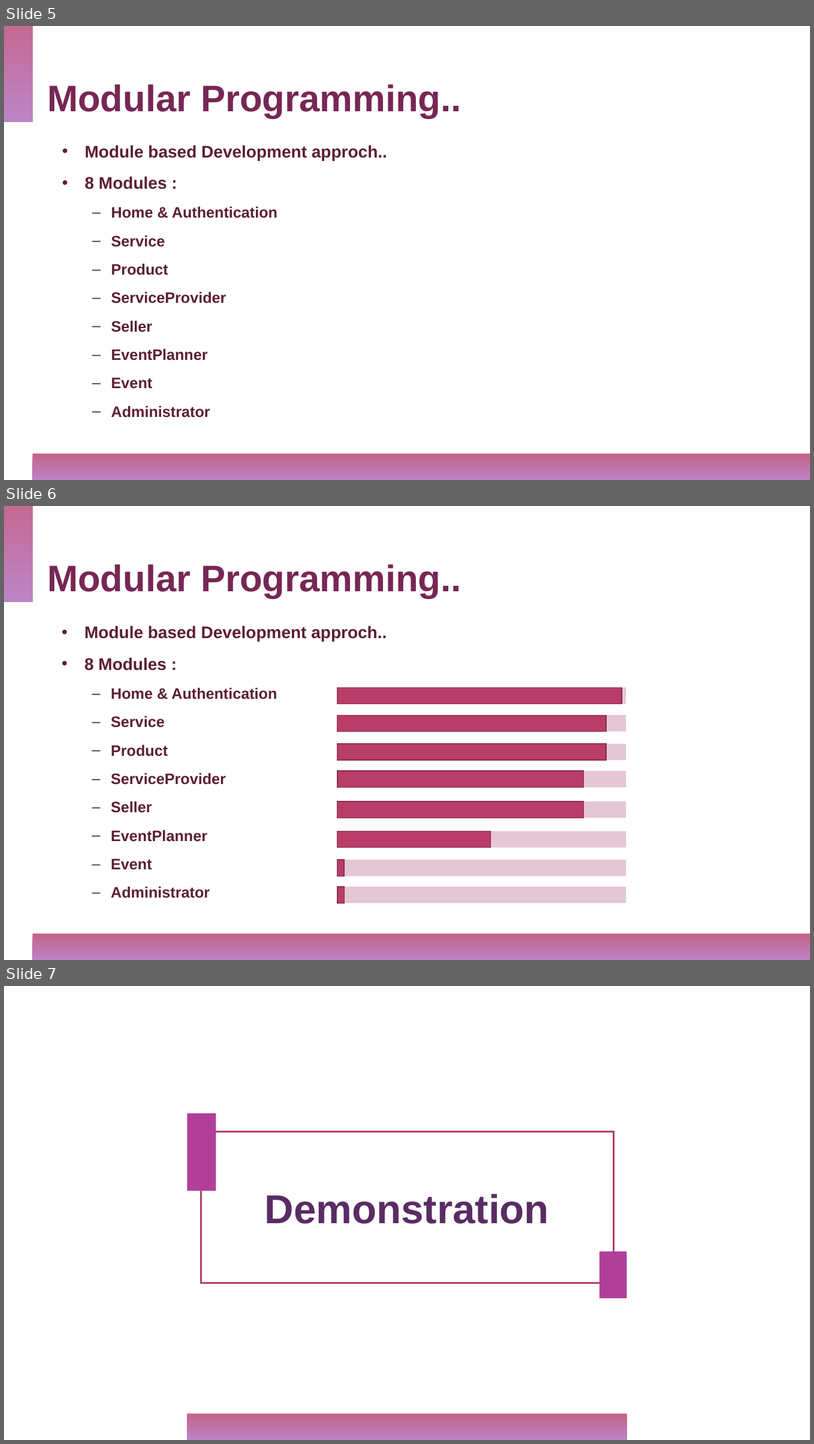
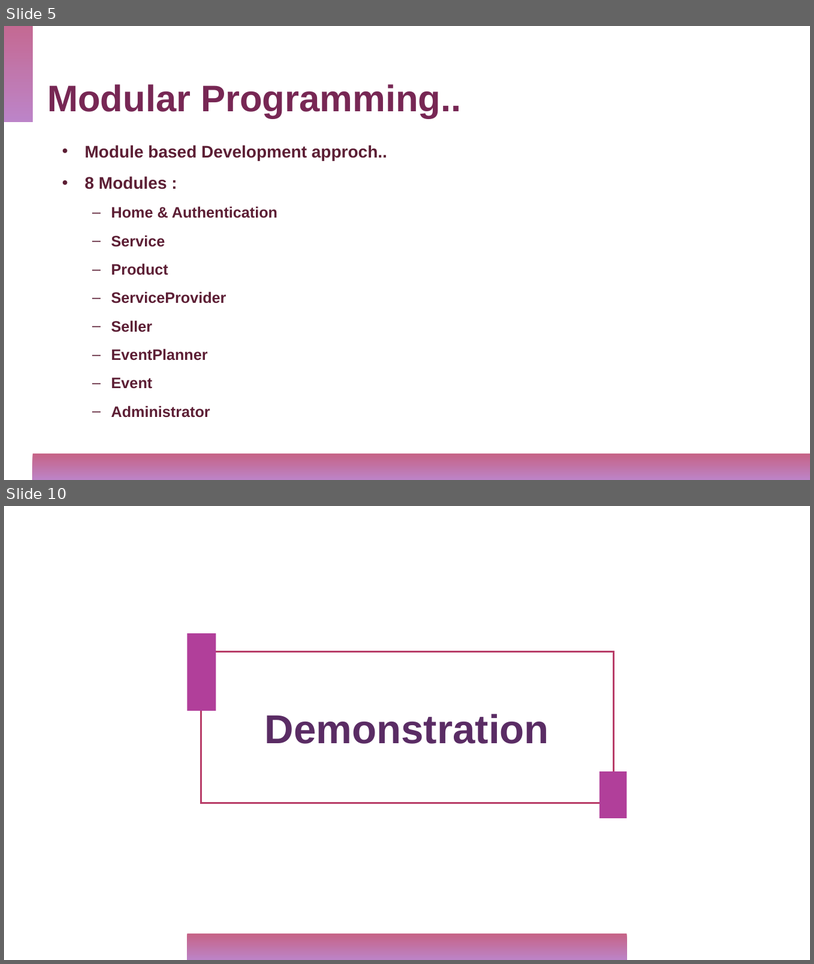
Before and after one commit to cmadusankahw/evenza-MEAN-frontend, a slide deck: Docs/evenza,pptx.pptx. Shown one above the other, each under a label of ours: slides 5, 6 and 7 before the commit, slides 5 and 10 after it; the slides between them are not shown. The pictures are 814x1444 and 814x964 pixels, drawn with LibreOffice and Linux fonts; fonts in the diff are those of the drawing. Boxes give left, top, right and bottom in pixels: in the first picture for what was removed or moved away, otherwise in the second. Text is boxed around its words. In the diff, an @@ line names an element or a change of style, - is before the commit and + after.

```diff
--- a/Docs/evenza,pptx.pptx
+++ b/Docs/evenza,pptx.pptx
@@ slide 6 removed at <box>4,506,810,960</box>, background #FFFFFF @@
@@ rectangle removed at <box>4,506,32,601</box> @@
@@ title removed at <box>47,564,461,598</box> @@
-Modular Programming..
@@ text removed at <box>84,625,387,898</box> @@
-• Module based Development approch..
-• 8 Modules :
-  – Home & Authentication
-  – Service
-  – Product
-  – ServiceProvider
-  – Seller
-  – EventPlanner
-  – Event
-  – Administrator
@@ rectangle removed at <box>338,687,626,704</box> @@
@@ rectangle removed at <box>338,687,622,704</box> @@
@@ rectangle removed at <box>338,715,626,731</box> @@
@@ rectangle removed at <box>338,715,606,731</box> @@
@@ rectangle removed at <box>338,744,626,760</box> @@
@@ rectangle removed at <box>338,744,606,760</box> @@
@@ rectangle removed at <box>338,771,626,787</box> @@
@@ rectangle removed at <box>338,771,584,787</box> @@
@@ rectangle removed at <box>338,801,626,817</box> @@
@@ rectangle removed at <box>338,801,584,817</box> @@
@@ rectangle removed at <box>338,831,626,847</box> @@
@@ rectangle removed at <box>338,831,491,847</box> @@
@@ rectangle removed at <box>338,859,626,876</box> @@
@@ rectangle removed at <box>338,859,344,876</box> @@
@@ rectangle removed at <box>338,886,626,903</box> @@
@@ rectangle removed at <box>338,886,344,903</box> @@
@@ rectangle removed at <box>32,933,810,960</box> @@
@@ what was slide 7 is now slide 10 @@
```
Also in this commit, not shown: 2 slides changed, 1 slide added, 13 other files.
